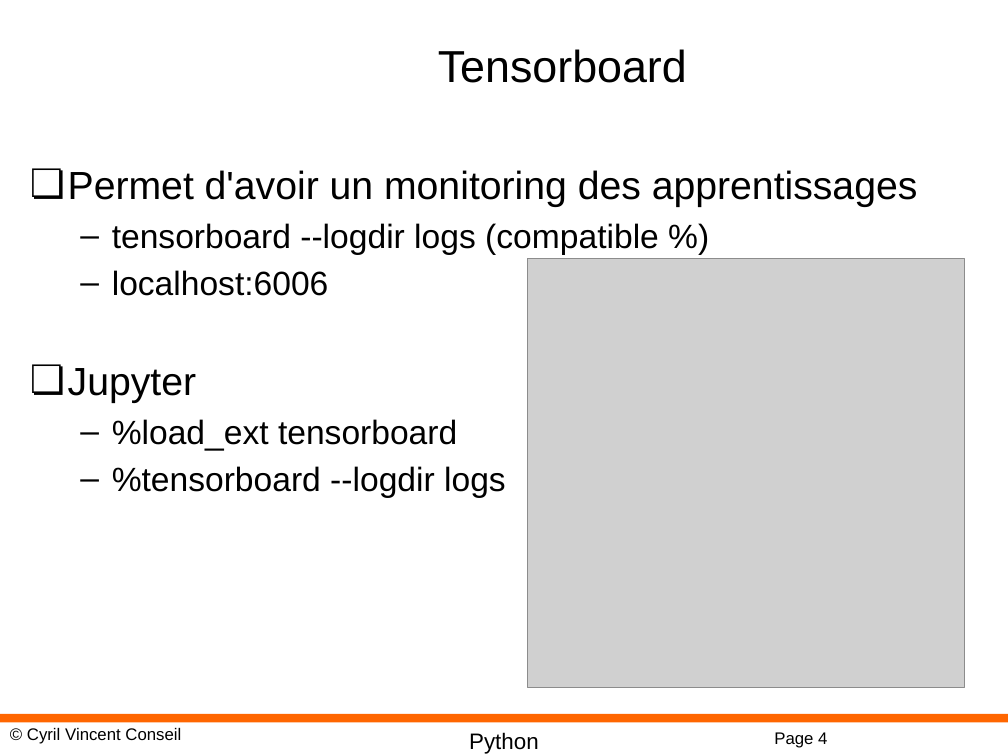
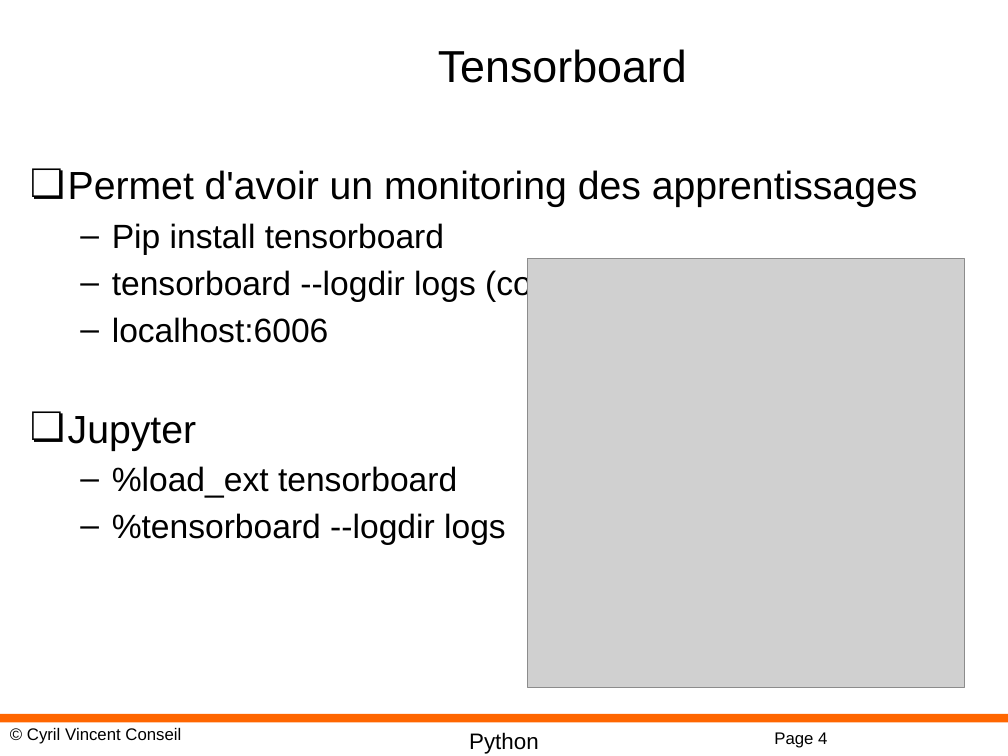
Before and after one commit to cyrilvincent/mlops, a slide deck: slide 4 of ppt/MLOps11-Monitoring.pptx. Drawn at 1008x756 pixels with LibreOffice and Linux fonts; fonts in the diff are those of the drawing; grey boxes stand for pictures; background and template pictures are left out. Boxes give left, top, right and bottom in pixels: in the first picture for what was removed or moved away, otherwise in the second. Text is boxed around its words. In the diff, an @@ line names an element or a change of style, - is before the commit and + after.

```diff
--- a/ppt/MLOps11-Monitoring.pptx
+++ b/ppt/MLOps11-Monitoring.pptx
@@ text at bbox=[112, 223, 444, 255]: paragraph added @@
+  – Pip install tensorboard
```
Also in this commit, not shown: 1 other file.
